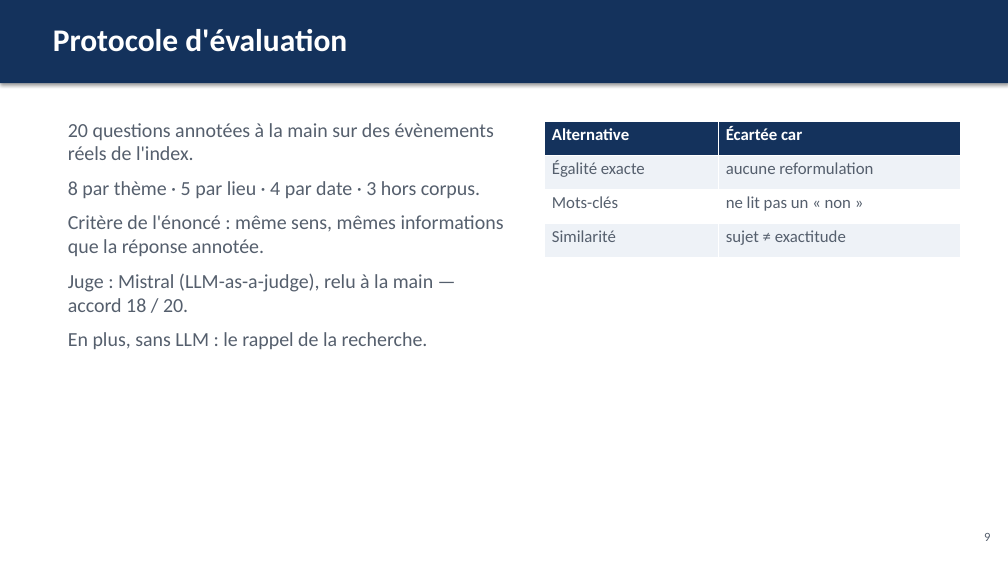
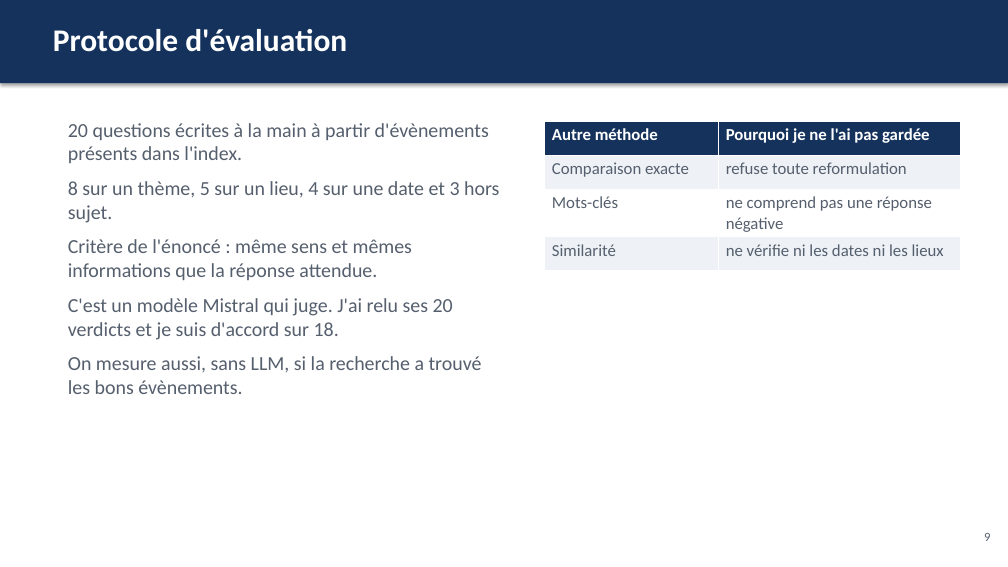
Before and after one commit to Matz-ai/concevoir-et-deployer-un-systeme-rag, a slide deck: slide 9 of livrables/presentation.pptx. Drawn at 1008x567 pixels with LibreOffice and Linux fonts; fonts in the diff are those of the drawing. Boxes give left, top, right and bottom in pixels: in the first picture for what was removed or moved away, otherwise in the second. Text is boxed around its words. In the diff, an @@ line names an element or a change of style, - is before the commit and + after.

```diff
--- a/livrables/presentation.pptx
+++ b/livrables/presentation.pptx
@@ text at <box>68,123,499,394</box>: text changed @@
-20 questions annotées à la main sur des évènements réels de l'index.
-8 par thème · 5 par lieu · 4 par date · 3 hors corpus.
-Critère de l'énoncé : même sens, mêmes informations que la réponse annotée.
-Juge : Mistral (LLM-as-a-judge), relu à la main — accord 18 / 20.
-En plus, sans LLM : le rappel de la recherche.
+20 questions écrites à la main à partir d'évènements présents dans l'index.
+8 sur un thème, 5 sur un lieu, 4 sur une date et 3 hors sujet.
+Critère de l'énoncé : même sens et mêmes informations que la réponse attendue.
+C'est un modèle Mistral qui juge. J'ai relu ses 20 verdicts et je suis d'accord sur 18.
+On mesure aussi, sans LLM, si la recherche a trouvé les bons évènements.
@@ table at <box>544,121,960,260</box> @@
-row 1, column 1: Alternative
+row 1, column 1: Autre méthode
-row 1, column 2: Écartée car
+row 1, column 2: Pourquoi je ne l'ai pas gardée
-row 2, column 1: Égalité exacte
+row 2, column 1: Comparaison exacte
-row 2, column 2: aucune reformulation
+row 2, column 2: refuse toute reformulation
-row 3, column 2: ne lit pas un « non »
+row 3, column 2: ne comprend pas une réponse négative
-row 4, column 2: sujet ≠ exactitude
+row 4, column 2: ne vérifie ni les dates ni les lieux
```
Also in this commit, not shown: 11 other slides changed, 1 other file.
